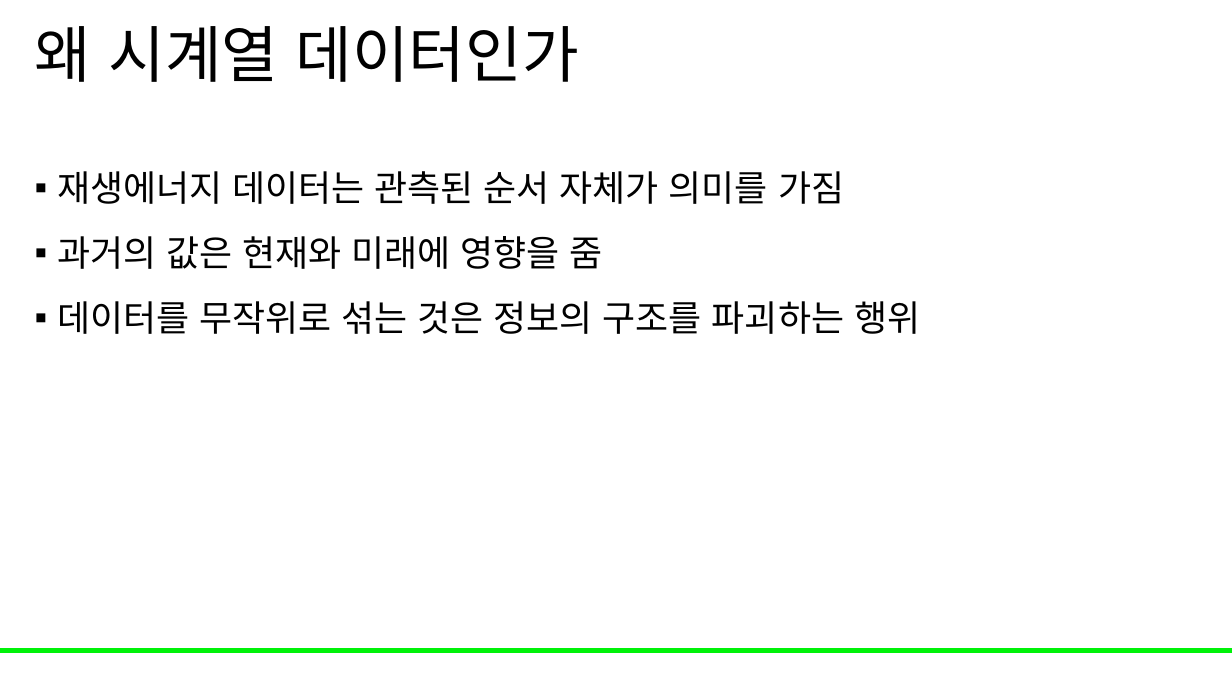
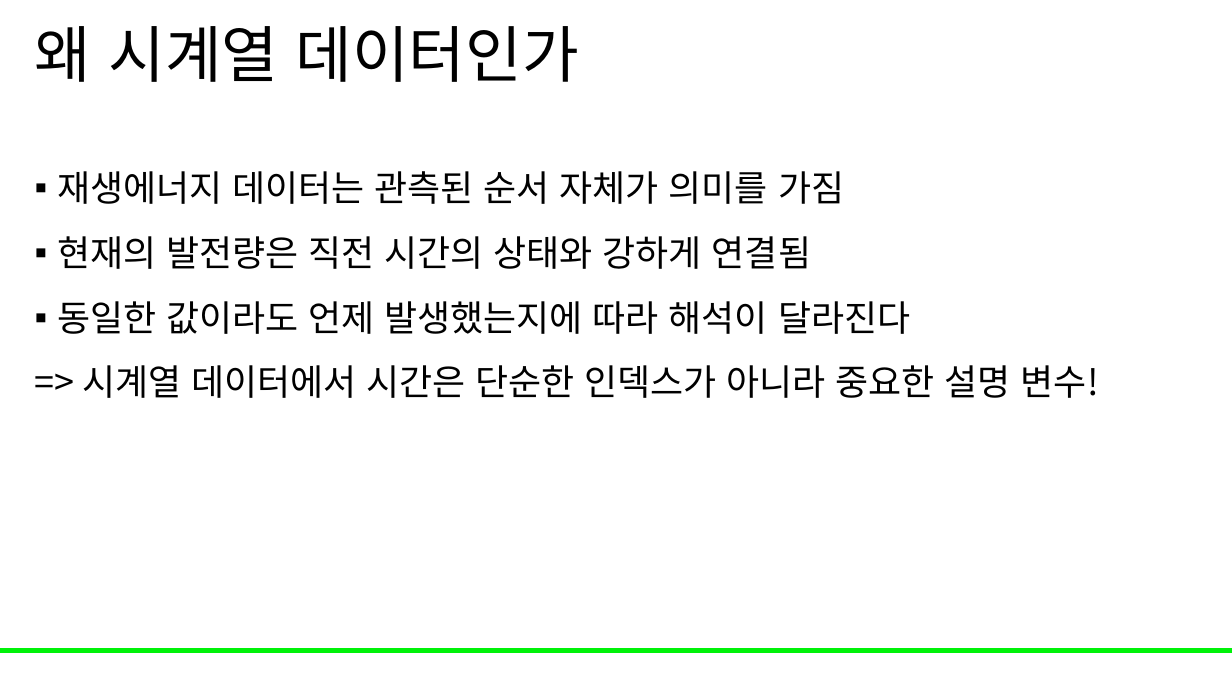
Before and after one commit to Leader-Lesson/KDT_RE_5th, a slide deck: slide 24 of material/5_AI/04_데이터 전처리와 EDA 기초.pptx (slide 25 before the commit). Drawn at 1232x693 pixels with LibreOffice and Linux fonts; fonts in the diff are those of the drawing; background and template pictures are left out. Boxes give left, top, right and bottom in pixels: in the first picture for what was removed or moved away, otherwise in the second. Text is boxed around its words. In the diff, an @@ line names an element or a change of style, - is before the commit and + after.

```diff
--- a/material/5_AI/04_데이터 전처리와 EDA 기초.pptx
+++ b/material/5_AI/04_데이터 전처리와 EDA 기초.pptx
@@ text at [58,236,1099,398]: text changed @@
-▪ 과거의 값은 현재와 미래에 영향을 줌
-▪ 데이터를 무작위로 섞는 것은 정보의 구조를 파괴하는 행위
+▪ 현재의 발전량은 직전 시간의 상태와 강하게 연결됨
+▪ 동일한 값이라도 언제 발생했는지에 따라 해석이 달라진다
+=> 시계열 데이터에서 시간은 단순한 인덱스가 아니라 중요한 설명 변수!
```
Also in this commit, not shown: 2 other slides changed, 1 slide added, 1 slide removed.
